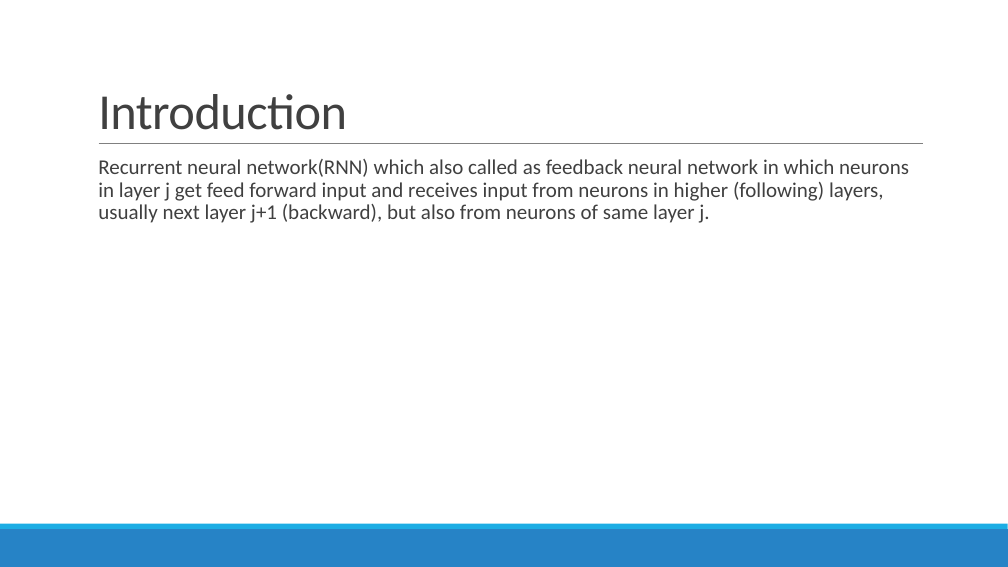
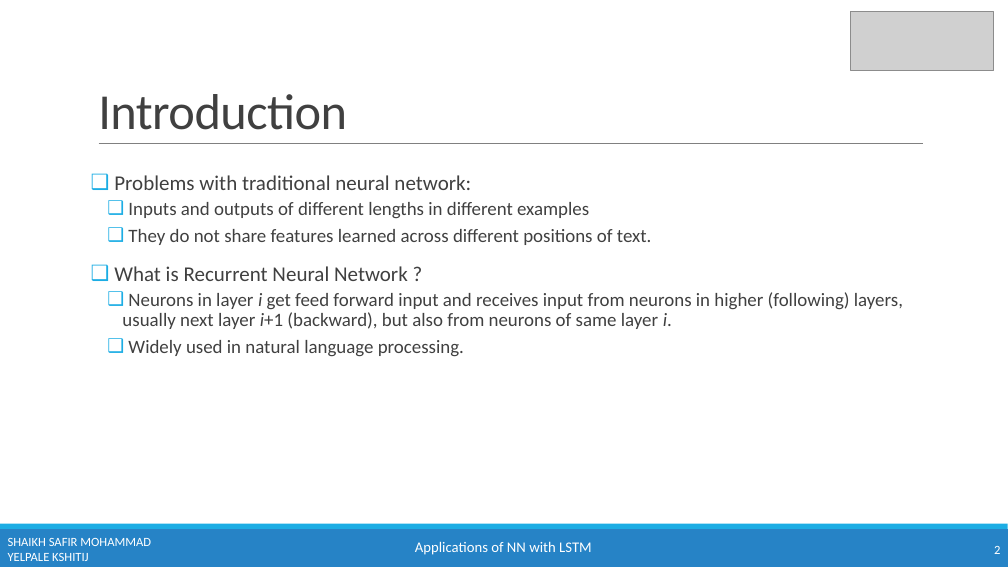
Before and after one commit to kshitijyelpale/LFD-Application-of-NN-in-LSTM, a slide deck: slide 2 of Documentation/LSTM Presentation.pptx. Drawn at 1008x567 pixels with LibreOffice and Linux fonts; fonts in the diff are those of the drawing; grey boxes stand for pictures. Boxes give left, top, right and bottom in pixels: in the first picture for what was removed or moved away, otherwise in the second. Text is boxed around its words. In the diff, an @@ line names an element or a change of style, - is before the commit and + after.

```diff
--- a/Documentation/LSTM Presentation.pptx
+++ b/Documentation/LSTM Presentation.pptx
@@ picture added at (x1=851, y1=11, x2=994, y2=70) @@
@@ text at (x1=114, y1=175, x2=903, y2=357): text changed; size 20 to 18 pt @@
-  Recurrent neural network(RNN) which also called as feedback neural network in which neurons in layer j get feed forward input and receives input from neurons in higher (following) layers, usually next layer j+1 (backward), but also from neurons of same layer j.
+❑ Problems with traditional neural network:
+  ❑ Inputs and outputs of different lengths in different examples
+  ❑ They do not share features learned across different positions of text.
+❑ What is Recurrent Neural Network ?
+  ❑ Neurons in layer i get feed forward input and receives input from neurons in higher (following) layers, usually next layer i+1 (backward), but also from neurons of same layer i.
+  ❑ Widely used in natural language processing.
@@ text added at (x1=8, y1=538, x2=151, y2=561), 12 pt, text #FFFFFF @@
+SHAIKH SAFIR MOHAMMAD
+YELPALE KSHITIJ
@@ text added at (x1=415, y1=541, x2=592, y2=555), 14 pt, text #FFFFFF @@
+Applications of NN with LSTM
@@ page number added at (x1=994, y1=546, x2=1000, y2=554), 12 pt, text #FFFFFF @@
+2
```
Also in this commit, not shown: 24 other slides changed, 6 slides added, 6 slides removed.
